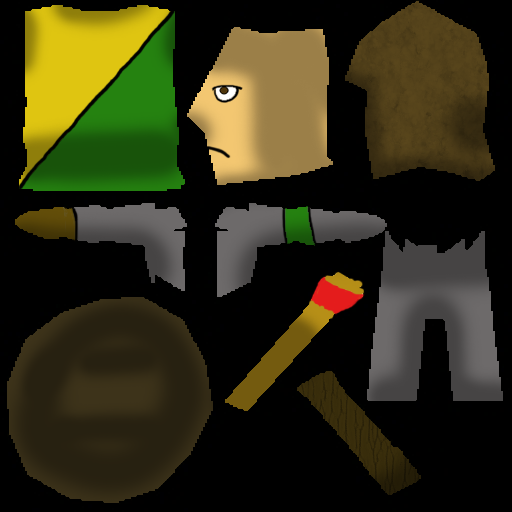
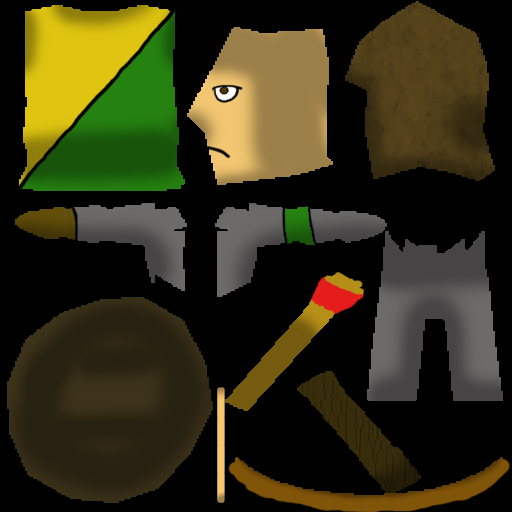
Comparing the layer stacks of the two 512px x 512px images. Changes:
painted on "Ambient" over (206, 376, 511, 512)
added layer "Arc" above "Archer 3" over (217, 387, 511, 512)
painted on "Background" over (217, 387, 503, 503)
